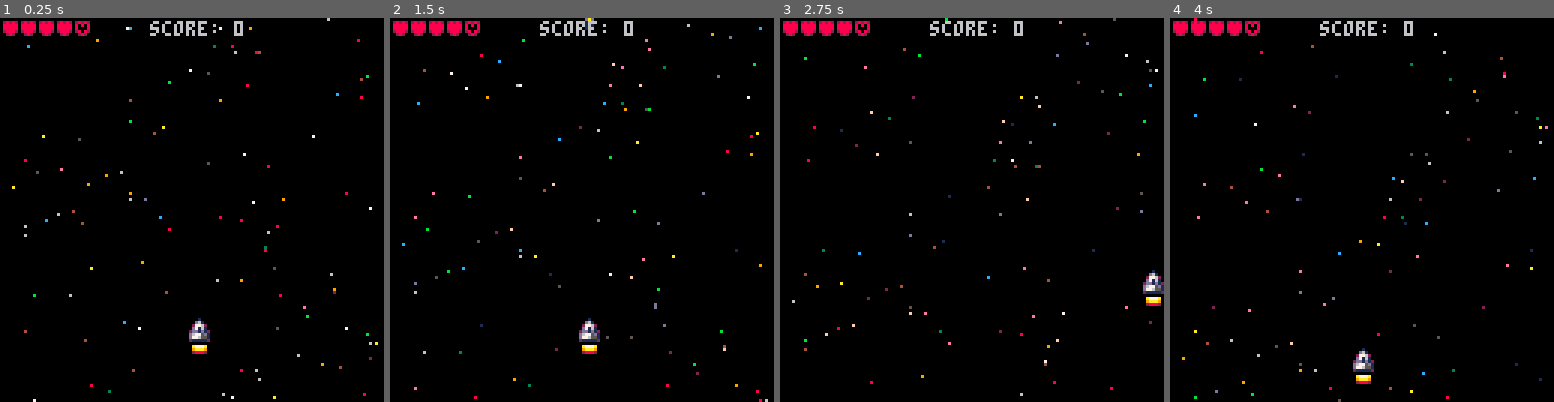
Above: before the commit, frames 1-4 (left to right).
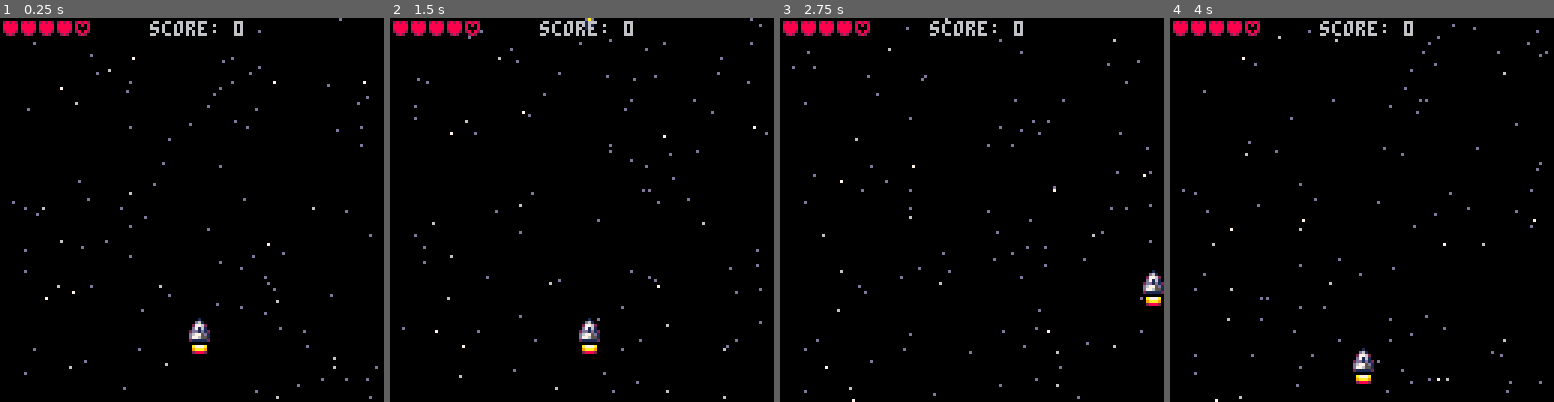
Above: after the commit, the same moments.

Repository: jimmac/pico-shed
Game: PICO-8 cartridge shmup.p8
Same seed, same stepped clock (60 frames per second), same inputs: the game is played once before the commit and once after it.
Inputs:
- Up to frame 1 (0.25 s): no input
- Up to frame 2 (1.5 s): tap X (X key) at 0.33, 1.07 s
- Up to frame 3 (2.75 s): hold Right 1.6-2.1 s; tap X (X key) at 1.85 s; hold Up 2.15-2.42 s; hold Right from 2.47 s (still down)
- Up to frame 4 (4 s): tap X (X key) at 2.97 s; release Right at 3.03 s; hold Left 3.08-3.58 s; hold Down 3.63-3.97 s

The runs differ from the first frame. In frame 1, 1.2% of the frame differs, in the area x 3-99%, y 0-100%; in frame 2, 1.1%; in frame 3, 1.1%; in frame 4, 1.2%.

Commit message:
paralax starfield

Diff:
--- a/shmup.p8
+++ b/shmup.p8
@@ -18,13 +18,14 @@
 	flame=4
 	cls(0)
 	--starfield
-	starsx={} starsy={} starsc={}
+	starsx={} starsy={}
+	starss={}
 	for i=1,100 do
 	  cols={6,7,9,10}
 	  col=cols[1+flr(rnd(4))]
 	  add(starsx,rnd(128))
 	  add(starsy,rnd(128))
-	  add(starsc,col)
+	  add(starss,rnd(1.5)+0.5)
 	end
 end
 
@@ -90,18 +91,23 @@
 function starfield()
   for i=1,#starsx do
    --flicker color
-   starsc[i]=starsc[i]+rnd(2)
+   local col
+   if starss[i]>1.9 then
+   	col=7
+   elseif starss[i]>1.7 then
+    col=6
+   else
+    col=13
+   end
    --render
-			pset(starsx[i],starsy[i],starsc[i])
+			pset(starsx[i],starsy[i],col)
 			--movement
-			if (fr%4==0) then
-				if (starsy[i]<128) then
-					starsy[i]+=1
-				else
-					starsy[i]=0
-				end
+			if (starsy[i]<128) then
+				starsy[i]+=starss[i]
+			else
+				starsy[i]=0
 			end
-  end
+		end
 end
 
 function menu ()
